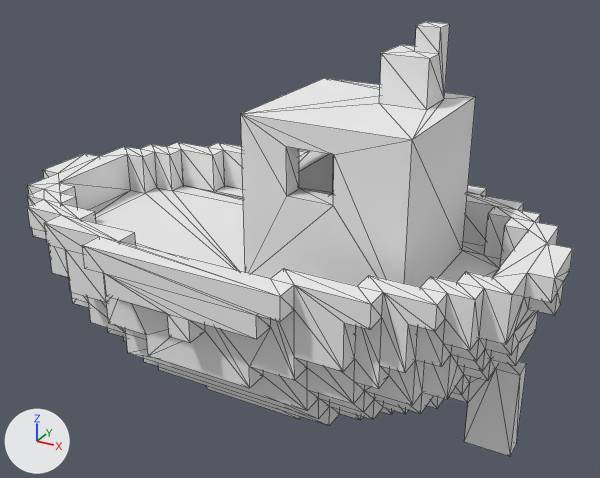
The OBJ model Moviles Segundo Parcial - The Infinity Bridge/Assets/Art/3D Models/Boat.obj as it was, and as the next commit left it.
Before and after are seen from a 50 mm camera at (1.8, -2.91, 2.24) aimed at (0.16, 0.06, 0.75). Lighting does not change. The marker at lower left points along +X, +Y and +Z. Mesh edges are drawn as thin lines. Where no turn or scale is listed for an object, it has been applied to the vertices. Vertices at the same position are counted once.

In view in the first picture: 'Untitled'.
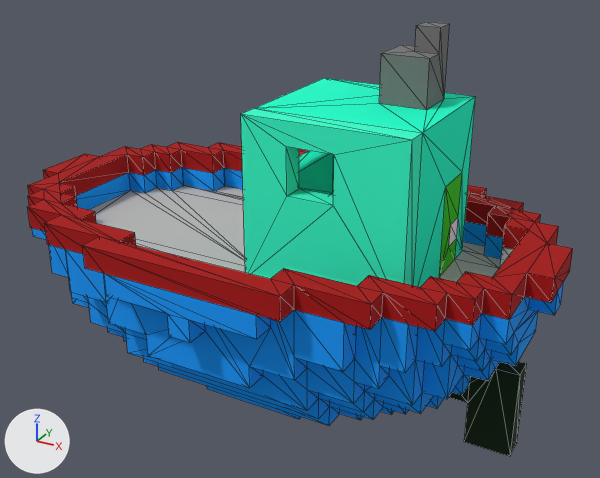
The newer file is also turned or shifted as a whole; pictures and numbers use the older file's frame.

Pixel boxes [x1, y1, x2, y2] of what changed, in the pictures (600 x 478 px):
```json
{"part": 1, "of": "me_untitled", "change": "built on", "before": [28, 78, 559, 371], "after": [28, 78, 559, 371]}
{"part": 2, "of": "me_untitled", "change": "surface changed", "before": [27, 22, 573, 456], "after": [27, 22, 573, 456]}
```

Scene script edits in JSON lines:
```json
{"block": "me_untitled", "where": "# used by ob_untitled; location = (0.0, 0.0, 0.0)"}
{"op": "remove", "block": "me_untitled", "code": "me_untitled.from_pydata(...)  # 600 vertices, 1228 faces; spans x -1.2..1.3, y -0.7..0.8, z 0.0..1.7"}
{"op": "add", "block": "me_untitled", "code": "me_untitled.from_pydata(...)  # 655 vertices, 1370 faces; spans x -1.2..1.3, y -0.7..0.8, z 0.0..1.7"}
{"block": "me_untitled", "change": "me_untitled part 1"}
{"block": "me_untitled", "change": "146 faces are deleted"}
{"block": "me_untitled", "change": "13 vertices are added at x 0.0..0.8, y 0.1..0.6, z 0.7..1.1"}
{"block": "me_untitled", "change": "37 new vertices lie (0.0, 0.0, 0.1) away from vertices in x -1.1..1.2, y -0.5..0.6, z 0.7..1.3"}
{"block": "me_untitled", "change": "5 new vertices lie (0.0, 0.1, 0.0) away from vertices in x 0.0..0.8, y -0.6..-0.3, z 0.7..1.4"}
{"block": "me_untitled", "change": "288 new faces join them"}
{"block": "me_untitled", "change": "me_untitled part 2: 1058 kept faces spanning x -1.2..1.3, y -0.7..0.8, z 0.0..1.7 get new texture (UV) coordinates"}
```
